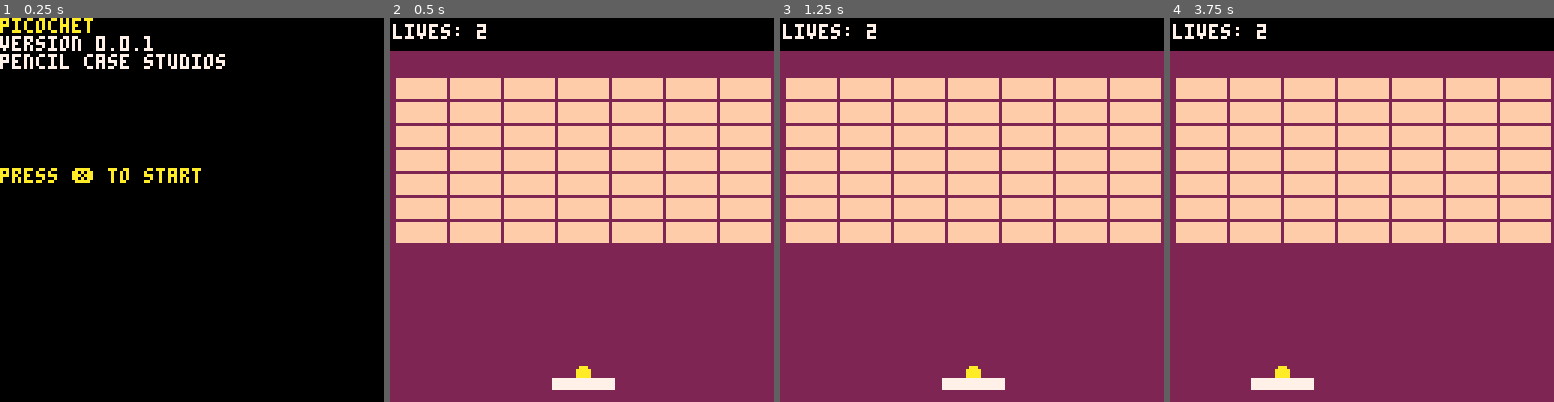
Above: before the commit, frames 1-4 (left to right).
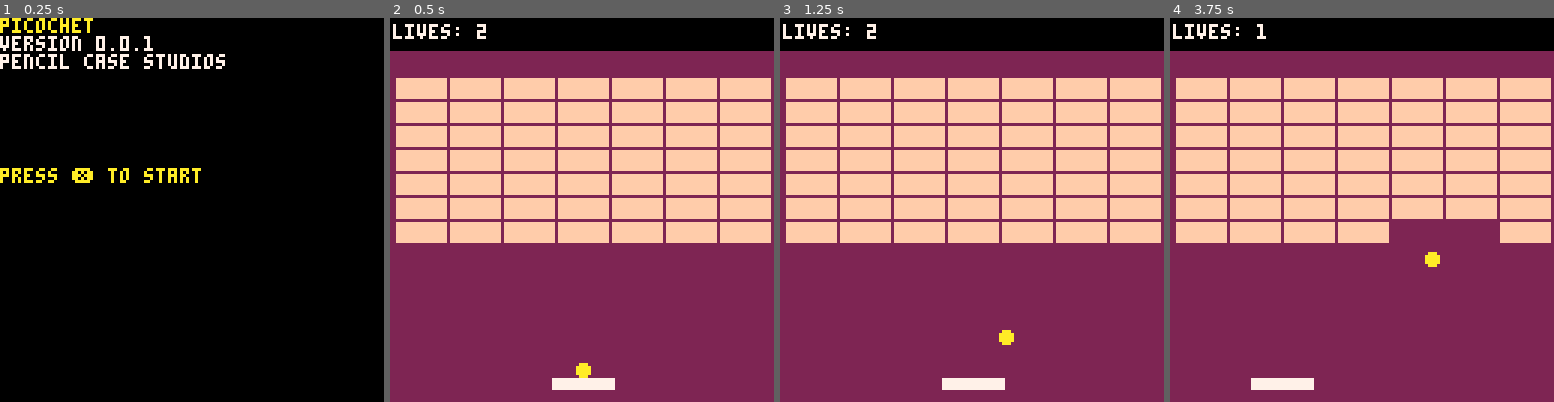
Above: after the commit, the same moments.

Repository: pencilcasestudios/picochet
Game: PICO-8 cartridge picochet.p8
Same seed, same stepped clock (60 frames per second), same inputs: the game is played once before the commit and once after it.
Inputs:
- Up to frame 1 (0.25 s): no input
- Up to frame 2 (0.5 s): tap X (X key) at 0.33 s
- Up to frame 3 (1.25 s): tap X (X key) at 1.07 s
- Up to frame 4 (3.75 s): hold Right 1.6-2.1 s; tap X (X key) at 1.85, 2.97 s; hold Right 2.47-3.03 s; hold Left 3.08-3.58 s

Frame 1 is identical in both runs. In frame 2, less than 0.1% of the frame differs, in the area x 48-53%, y 89-94%; in frame 3, 0.2%; in frame 4, 1.7%, in the area x 22-86%, y 1-94%.

Commit message:
Launch the ball off the paddle at the start of the game
The paddle starts off sticky. To launch the ball, the player can now
press ❎

Diff:
--- a/picochet.p8
+++ b/picochet.p8
@@ -108,7 +108,7 @@
 
 	-- ball
 	ball_x = paddle_x + flr(paddle_width / 2)
-	ball_y = paddle_y - ball_radius
+	ball_y = paddle_y - ball_radius - 1
 	ball_deltax = 1
 	ball_deltay = -1
 
@@ -370,6 +370,10 @@
 		is_button_pressed = true
 	end
 
+	if is_paddle_sticky and btnp(❎) then
+		is_paddle_sticky = false
+	end
+
 	if not is_button_pressed then
 		paddle_deltax = paddle_deltax / 1.5
 	end
@@ -386,7 +390,7 @@
 	if is_paddle_sticky then
 		-- the ball moves with the paddle
 		ball_x = paddle_x + flr(paddle_width / 2)
-		ball_y = paddle_y - ball_radius
+		ball_y = paddle_y - ball_radius - 1
 	else
 		-- regular ball physics
 		nextx = ball_x + ball_deltax
